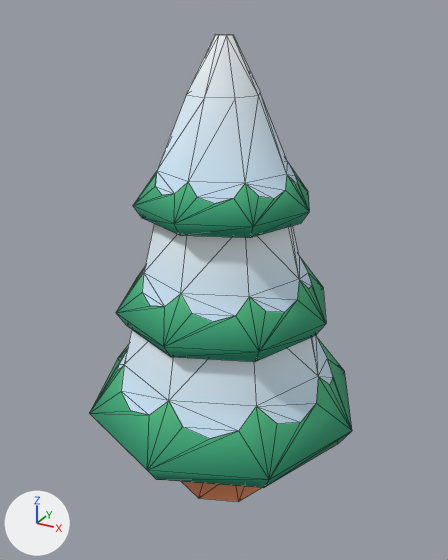
One commit to the glTF model public/assets/toycar/tree-snow-a.glb: the scene before it, then after it.
Camera for both pictures: a camera (50 mm lens) standing at (1.137, -2.067, 2.009) and looking at (0.006, -0.012, 0.981). Every picture has the same lights, and +X, +Y and +Z are marked at lower left. The picture after the commit comes second. Mesh edges are drawn as thin lines. Vertices at exactly the same position are counted once.

Objects in the first picture: 'tree-snow-a'.
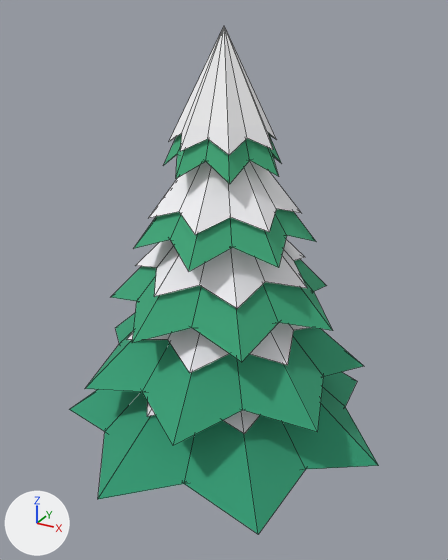
Patch to the scene script:
```diff
--- a/public/assets/toycar/tree-snow-a.glb.py
+++ b/public/assets/toycar/tree-snow-a.glb.py
@@ img_colormap_png @@
+img_colormap_png = load_image('colormap.png', 'Textures/colormap.png', 128, 128, 'sRGB')
@@ mat_colormap @@
 n2 = _N.new('ShaderNodeTexImage'); n2.name = 'Image Texture'
-n2.image = img_colormap
+n2.image = img_colormap_png
 n2.interpolation = 'Closest'
-n3 = _N.new('ShaderNodeMapping'); n3.name = 'Mapping'
-n4 = _N.new('ShaderNodeUVMap'); n4.name = 'UV Map'
-n4.uv_map = 'UVMap'
+n2.extension = 'EXTEND'
 _L.new(n0.outputs[0], n1.inputs[0])  # 'BSDF' to 'Surface'
 _L.new(n2.outputs[0], n0.inputs[0])  # 'Color' to 'Base Color'
-_L.new(n3.outputs[0], n2.inputs[0])  # 'Vector' to 'Vector'
-_L.new(n4.outputs[0], n3.inputs[0])  # 'UV' to 'Vector'
@@ me_tree_snow_a @@
 # used by ob_tree_snow_a; location = (0.0, 0.0, 0.0)
-me_tree_snow_a.from_pydata(...)  # 292 vertices, 378 faces; spans x -0.6..0.6, y -0.6..0.6, z 0.0..1.92
+me_tree_snow_a.from_pydata(...)  # 174 vertices, 244 faces; spans x -0.65..0.72, y -0.7..0.7, z -0.21..1.75
+# me_tree_snow_a part 1: the loose piece of 92 vertices spanning x -0.36..0.36, y -0.36..0.36, z 1.27..1.92 is rebuilt with 15 vertices and now spans x -0.22..0.24, y -0.23..0.24, z 1.24..1.73
+# me_tree_snow_a part 2: the loose piece of 48 vertices spanning x -0.6..0.6, y -0.6..0.6, z 0.34..0.64 is rebuilt with 15 vertices and now spans x -0.61..0.55, y -0.59..0.59, z 0.39..0.93
+# me_tree_snow_a part 3: the loose piece of 48 vertices spanning x -0.45..0.45, y -0.45..0.45, z 0.82..1.05 is rebuilt with 15 vertices and now spans x -0.45..0.49, y -0.47..0.48, z 0.67..1.18
+# me_tree_snow_a part 4: the loose piece of 40 vertices spanning x -0.46..0.46, y -0.46..0.46, z 0.54..0.98 is rebuilt with 15 vertices and now spans x -0.42..0.39, y -0.41..0.41, z 0.58..0.95
+# me_tree_snow_a part 5: the loose piece of 40 vertices spanning x -0.35..0.35, y -0.35..0.35, z 0.97..1.31 is rebuilt with 15 vertices and now spans x -0.37..0.34, y -0.36..0.35, z 0.96..1.43
+# me_tree_snow_a part 6: a new loose piece of 15 vertices spanning x -0.65..0.72, y -0.7..0.7, z 0.1..0.68, in mat_colormap (picture img_colormap_png)
+# me_tree_snow_a part 7: a new loose piece of 15 vertices spanning x -0.41..0.45, y -0.44..0.44, z 0.34..0.7, in mat_colormap (picture img_colormap_png)
+# me_tree_snow_a part 8: a new loose piece of 15 vertices spanning x -0.34..0.37, y -0.36..0.37, z 0.82..1.2, in mat_colormap (picture img_colormap_png)
+# me_tree_snow_a part 9: a new loose piece of 15 vertices spanning x -0.3..0.28, y -0.3..0.29, z 1.07..1.44, in mat_colormap (picture img_colormap_png)
+# me_tree_snow_a part 10: a new loose piece of 15 vertices spanning x -0.2..0.21, y -0.2..0.21, z 1.34..1.75, in mat_colormap (picture img_colormap_png)
+# me_tree_snow_a part 11
+# 24 vertices are removed from x -0.23..0.23, y -0.23..0.23, z 0.0..0.34
+# 38 faces are deleted
+# other edits to the shape of me_tree_snow_a do not show in these pictures
 me_tree_snow_a.materials.append(mat_colormap)
@@ ob_tree_snow_a @@
 ob_tree_snow_a = bpy.data.objects.new('tree-snow-a', me_tree_snow_a)
-ob_tree_snow_a.location = (0.0, 0.0, 0.0)
+ob_tree_snow_a.location = (0.0, 0.0, 0.202)
```

Boxes (x1, y1, x2, y2) around the edits, measured in the pictures (448 x 560 px):
'tree-snow-a', surface changed, reshaped, moved (18% wider, 8% taller)
    before: (90, 34, 352, 502)
    after: (69, 27, 379, 534)
part 1 of me_tree_snow_a, rebuilt
    before: (133, 34, 310, 238)
    after: (163, 133, 281, 184)
part 2 of me_tree_snow_a, rebuilt
    before: (90, 338, 352, 488)
    after: (85, 313, 363, 446)
part 3 of me_tree_snow_a, rebuilt
    before: (116, 257, 326, 362)
    after: (111, 259, 333, 362)
part 4 of me_tree_snow_a, rebuilt
    before: (117, 330, 333, 439)
    after: (127, 323, 311, 373)
part 5 of me_tree_snow_a, rebuilt
    before: (138, 224, 312, 322)
    after: (134, 209, 316, 271)
part 6 of me_tree_snow_a, added (green)
    after: (69, 372, 379, 534)
part 7 of me_tree_snow_a, added
    after: (147, 402, 260, 434)
part 8 of me_tree_snow_a, added
    after: (135, 239, 307, 309)
part 9 of me_tree_snow_a, added
    after: (149, 161, 301, 235)
part 10 of me_tree_snow_a, added
    after: (169, 27, 276, 155)
part 11 of me_tree_snow_a, deleted (brown)
    before: (181, 481, 261, 502)
